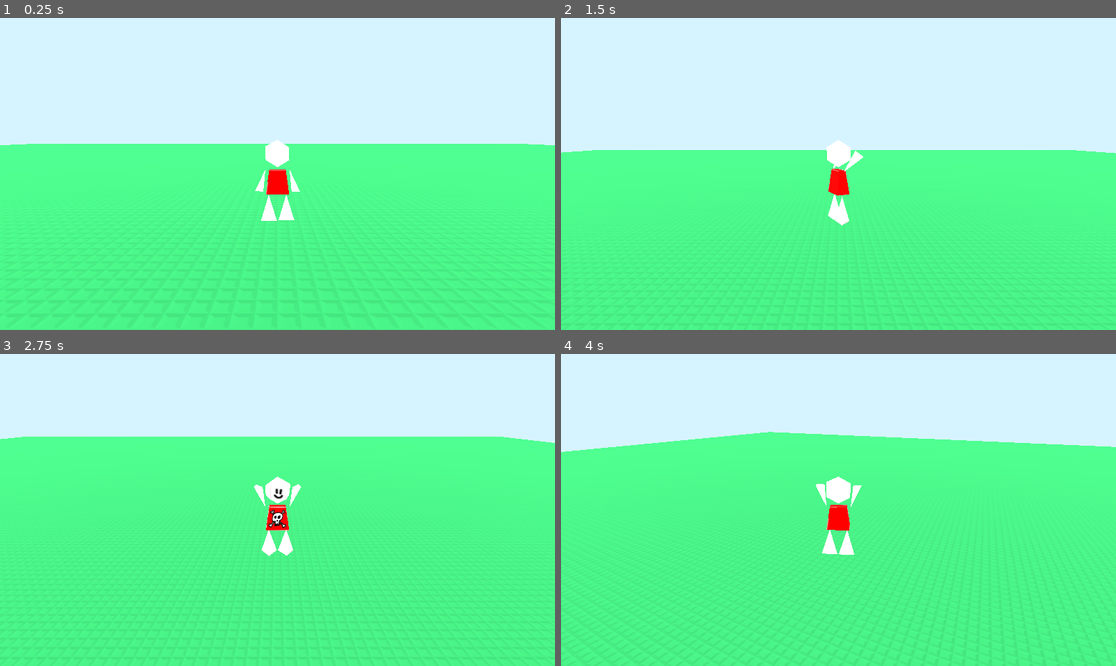
Above: before the commit, frames 1-4 (two rows, left to right).
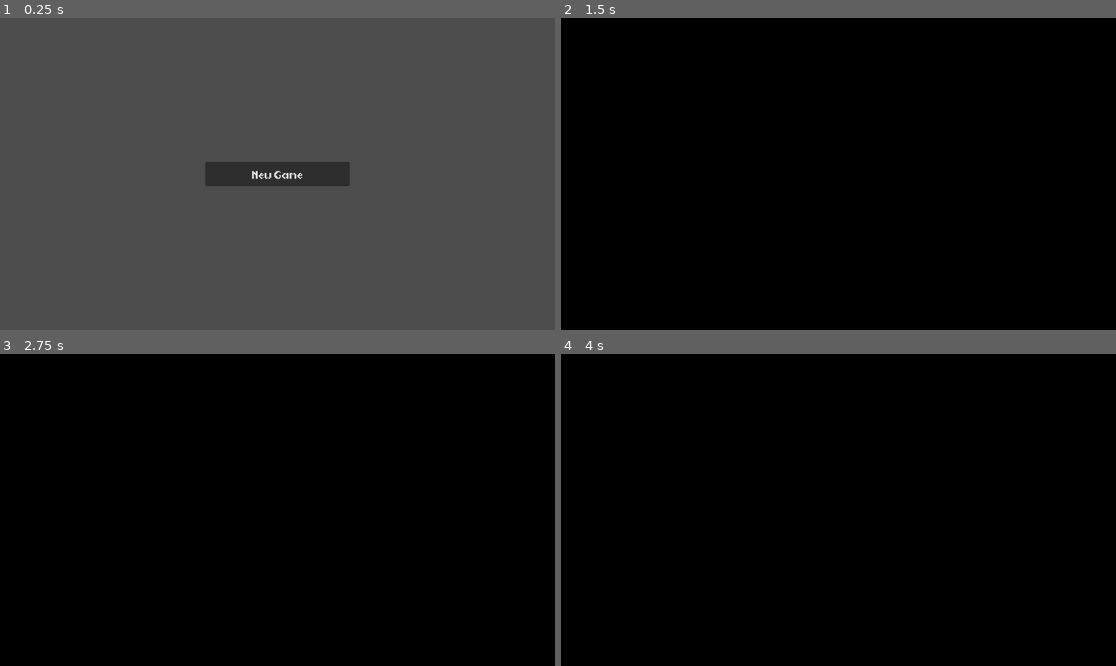
Above: after the commit, the same moments.

Repository: Razorboot/block
Game: Godot game, scene res://scenes/mainmenu.tscn
Two runs of this game, one before a commit and one after it. Both use one fixed random seed, a clock stepped at 60 frames per second and the inputs below. Before the commit the project starts from res://scenes/main.tscn.
Inputs (mouse positions are in pixels of both pictures, inside the frame that each line leads up to):
- Up to frame 1 (0.25 s): no input
- Up to frame 2 (1.5 s): click (838, 174) at 0.5 s, where only the run after the commit has a clickable "New Game"; tap Enter at 1.25 s; move the mouse to (960, 158) at 1.27 s; hold D (move_right) from 1.28 s (still down); tap Space (jump) at 1.35 s; click (960, 158) at 1.42 s
- Up to frame 3 (2.75 s): tap Space (jump) at 1.52, 1.82, 2.27, 2.3, 2.57 s; move the mouse to (166, 525) at 2.02 s; release D (move_right) at 2.03 s; hold S (move_back) from 2.03 s (still down); tap Down (camera_down) at 2.1 s
- Up to frame 4 (4 s): move the mouse to (894, 441) at 2.77 s; release S (move_back) at 2.78 s; hold D (move_right) 2.78-3.53 s; hold Left (camera_left) 2.78-3.53 s; tap Space (jump) at 3.05, 3.77, 3.8 s; move the mouse to (810, 572) at 3.52 s; hold W (move_forward) from 3.53 s (still down); tap Right (camera_right) at 3.6 s; click (810, 572) at 3.67 s

The runs differ from the first frame. In frame 1, 100% of the frame differs, in the area x 0-100%, y 0-100%; in frame 2, 100%; in frame 3, 100%; in frame 4, 100%.

Commit message:
feat: wip ui/shaders, fixes

Diff:
--- a/project.godot
+++ b/project.godot
@@ -11,7 +11,7 @@
 [application]
 
 config/name="block"
-run/main_scene="uid://clw6mpuhmk6mi"
+run/main_scene="uid://fgy3cku5of5x"
 config/features=PackedStringArray("4.6", "Forward Plus")
 config/icon="res://icon.svg"
 
--- a/scenes/main.tscn
+++ b/scenes/game.tscn
@@ -1,9 +1,9 @@
 [gd_scene format=3 uid="uid://clw6mpuhmk6mi"]
 
-[ext_resource type="Script" uid="uid://bv5isbka1pncb" path="res://scripts/camera.gd" id="1_jyhfs"]
-[ext_resource type="Texture2D" uid="uid://8ta3vgif7btm" path="res://art/stud.png" id="1_sugp2"]
-[ext_resource type="Shader" uid="uid://bxwcfxbd6ht1" path="res://shaders/dither.gdshader" id="2_jyhfs"]
-[ext_resource type="PackedScene" uid="uid://eodxj6hl20yv" path="res://scenes/player.tscn" id="3_tbgi4"]
+[ext_resource type="Script" uid="uid://bv5isbka1pncb" path="res://scripts/camera.gd" id="1_lbhrr"]
+[ext_resource type="Texture2D" uid="uid://8ta3vgif7btm" path="res://art/stud.png" id="2_iywne"]
+[ext_resource type="PackedScene" uid="uid://eodxj6hl20yv" path="res://scenes/player.tscn" id="3_p57ef"]
+[ext_resource type="Shader" uid="uid://bxwcfxbd6ht1" path="res://shaders/pixelate.gdshader" id="4_u5sy4"]
 
 [sub_resource type="BoxMesh" id="BoxMesh_7dm0k"]
 lightmap_size_hint = Vector2i(604, 316)
@@ -12,16 +12,12 @@
 [sub_resource type="StandardMaterial3D" id="StandardMaterial3D_0xm2m"]
 specular_mode = 2
 albedo_color = Color(0.15686275, 0.49803922, 0.2784314, 1)
-albedo_texture = ExtResource("1_sugp2")
+albedo_texture = ExtResource("2_iywne")
 metallic_specular = 0.0
 uv1_scale = Vector3(1100, 750, 1)
 
 [sub_resource type="BoxShape3D" id="BoxShape3D_ig7tw"]
 size = Vector3(60, 1, 60)
-
-[sub_resource type="ShaderMaterial" id="ShaderMaterial_sugp2"]
-shader = ExtResource("2_jyhfs")
-shader_parameter/strength = 0.5
 
 [sub_resource type="Environment" id="Environment_sugp2"]
 background_mode = 1
@@ -39,8 +35,12 @@
 volumetric_fog_enabled = true
 volumetric_fog_density = 0.0
 
-[node name="Main" type="Node3D" unique_id=2038079557]
-script = ExtResource("1_jyhfs")
+[sub_resource type="ShaderMaterial" id="ShaderMaterial_jyhfs"]
+shader = ExtResource("4_u5sy4")
+shader_parameter/pixel_size = 1.50000002375
+
+[node name="Workspace" type="Node3D" unique_id=2038079557]
+script = ExtResource("1_lbhrr")
 
 [node name="Ground" type="StaticBody3D" parent="." unique_id=47351419]
 transform = Transform3D(1, 0, 0, 0, 1, 0, 0, 0, 1, 0, -0.5, 0)
@@ -56,22 +56,7 @@
 transform = Transform3D(1, 0, 0, 0, -4.371139e-08, 1, 0, -1, -4.371139e-08, 0, 6, 0)
 shadow_enabled = true
 
-[node name="CanvasLayer" type="CanvasLayer" parent="." unique_id=529853889]
-
-[node name="ColorRect" type="ColorRect" parent="CanvasLayer" unique_id=439192635]
-material = SubResource("ShaderMaterial_sugp2")
-use_parent_material = true
-anchors_preset = 15
-anchor_right = 1.0
-anchor_bottom = 1.0
-grow_horizontal = 2
-grow_vertical = 2
-
-[node name="Player" parent="." unique_id=870860504 instance=ExtResource("3_tbgi4")]
-move_speed = null
-jump_velocity = null
-gravity = null
-turn_speed = null
+[node name="Player" parent="." unique_id=870860504 instance=ExtResource("3_p57ef")]
 
 [node name="CameraYaw" type="Marker3D" parent="." unique_id=1402326390]
 transform = Transform3D(1, 0, 0, 0, 0.99999994, 0, 0, 0, 0.99999994, 0, 0, 0)
@@ -85,3 +70,13 @@
 
 [node name="WorldEnvironment" type="WorldEnvironment" parent="." unique_id=1986592042]
 environment = SubResource("Environment_sugp2")
+
+[node name="CanvasLayer" type="CanvasLayer" parent="." unique_id=2011037554]
+
+[node name="ColorRect" type="ColorRect" parent="CanvasLayer" unique_id=910502071]
+material = SubResource("ShaderMaterial_jyhfs")
+anchors_preset = 15
+anchor_right = 1.0
+anchor_bottom = 1.0
+grow_horizontal = 2
+grow_vertical = 2
--- /dev/null
+++ b/scenes/mainmenu.tscn
@@ -0,0 +1,33 @@
+[gd_scene format=3 uid="uid://fgy3cku5of5x"]
+
+[ext_resource type="FontFile" uid="uid://bidr17qi03mhe" path="res://fonts/Bold.ttf" id="1_5mbse"]
+[ext_resource type="Script" uid="uid://2ehjopl7ysn5" path="res://scripts/mainmenu.gd" id="1_natt5"]
+
+[sub_resource type="Theme" id="Theme_natt5"]
+
+[node name="MainMenu" type="Control" unique_id=955515110]
+layout_mode = 3
+anchors_preset = 15
+anchor_right = 1.0
+anchor_bottom = 1.0
+grow_horizontal = 2
+grow_vertical = 2
+script = ExtResource("1_natt5")
+
+[node name="NewGameBtn" type="Button" parent="." unique_id=810051770]
+layout_mode = 1
+anchors_preset = 8
+anchor_left = 0.5
+anchor_top = 0.5
+anchor_right = 0.5
+anchor_bottom = 0.5
+offset_left = -150.0
+offset_top = -25.0
+offset_right = 150.0
+offset_bottom = 25.0
+grow_horizontal = 2
+grow_vertical = 2
+theme = SubResource("Theme_natt5")
+theme_override_fonts/font = ExtResource("1_5mbse")
+theme_override_font_sizes/font_size = 32
+text = "New Game"
--- a/scenes/menu.tscn
+++ /dev/null
@@ -1,14 +0,0 @@
-[gd_scene format=3 uid="uid://fgy3cku5of5x"]
-
-[node name="Menu" type="Control" unique_id=1185008155]
-layout_mode = 3
-anchors_preset = 15
-anchor_right = 1.0
-anchor_bottom = 1.0
-grow_horizontal = 2
-grow_vertical = 2
-
-[node name="TextEdit" type="TextEdit" parent="." unique_id=438138729]
-layout_mode = 0
-offset_right = 1144.0
-offset_bottom = 639.0
--- a/scenes/player.tscn
+++ b/scenes/player.tscn
@@ -12,10 +12,10 @@
 
 [node name="Pivot" type="Node3D" parent="." unique_id=1703103985]
 
-[node name="Character" parent="Pivot" unique_id=1392811255 instance=ExtResource("2_g2els")]
+[node name="Character" parent="Pivot" unique_id=1539593251 instance=ExtResource("2_g2els")]
 
 [node name="CameraTarget" type="Marker3D" parent="Pivot" unique_id=1012344205]
-transform = Transform3D(1, 0, 0, 0, 1, 0, 0, 0, 1, 0, 0.6, 0)
+transform = Transform3D(1, 0, 0, 0, 1, 0, 0, 0, 1, 0, 0.90000004, 0)
 
 [node name="HeadCamera" type="Marker3D" parent="Pivot" unique_id=495902117]
 transform = Transform3D(1, 0, 0, 0, 1, 0, 0, 0, 1, 0, 1, 0)
--- a/scripts/camera.gd
+++ b/scripts/camera.gd
@@ -25,7 +25,7 @@
 @export var fp_lock_threshold := 1.5
 @export var fp_full_threshold := 0.0
 
-@export var look_offset := Vector3(0, 0.1, 0)
+@export var look_offset := Vector3(0, 0, 0)
 @export var head_bias_start := 3.0
 @export var head_bias_end := 0.0
 
@@ -109,7 +109,7 @@
 		zoom_target  = clamp(zoom_target, min_zoom, max_zoom)
 
 	zoom = lerp(zoom, zoom_target, zoom_smooth * delta)
-	first_person = zoom <= fp_full_threshold + 0.05
+	first_person = zoom <= fp_full_threshold + 0.5
 
 	var in_fp_zone := zoom_target <= 0.2
 	if in_fp_zone or first_person:
@@ -124,13 +124,13 @@
 	camera_yaw.global_position = camera_target.global_position
 	camera_yaw.rotation.y = yaw
 	camera_pitch.rotation.x = pitch
-
+	camera.global_transform.basis = camera_pitch.global_transform.basis
 	if first_person:
 		player_pivot.rotation.y = yaw
 		camera.global_position = head_camera.global_position
 		camera.global_transform.basis = camera_pitch.global_transform.basis
 	else:
-		var bias : Variant = clamp(inverse_lerp(head_bias_start, head_bias_end, zoom), 0.0, 1.0)
+		var bias : Variant = 0
 		var focus := (camera_target.global_position + look_offset).lerp(head_camera.global_position, bias)
 		var fp_blend : Variant = clamp(inverse_lerp(fp_lock_threshold, fp_full_threshold, zoom), 0.0, 1.0)
 		var arm_tip := camera_pitch.global_position + camera_pitch.global_transform.basis.z * zoom
@@ -138,5 +138,3 @@
 		camera.global_position = arm_tip.lerp(head_camera.global_position, fp_blend)
 
 		var look_dir := focus - camera.global_position
-		if look_dir.length_squared() > 0.0001:
-			camera.look_at(focus, Vector3.UP)
--- a/scripts/humanoid.gd
+++ b/scripts/humanoid.gd
@@ -1,7 +1,7 @@
 extends CharacterBody3D
 
 @export var move_speed := 2.5
-@export var jump_velocity := 7.5
+@export var jump_velocity := 7
 @export var gravity := 24.0
 @export var turn_speed := 6.0
 
@@ -24,8 +24,8 @@
 var finishing_walk := false
 
 const STEP_RATE := 0.1
-const WALK_FREQ := 9.0
-const WALK_AMPLITUDE := 0.5
+const WALK_FREQ := 7.5
+const WALK_AMPLITUDE := 0.7
 const IDLE_FREQ := 0.8
 const IDLE_AMPLITUDE := 0.1
 const JUMP_BLEND_SPEED := 6.0
--- /dev/null
+++ b/scripts/mainmenu.gd
@@ -0,0 +1,7 @@
+extends Control
+
+func _ready() -> void:
+	$NewGameBtn.pressed.connect(_on_new_game_pressed)
+
+func _on_new_game_pressed() -> void:
+	get_tree().change_scene_to_file("res://scenes/game.tscn")
--- a/shaders/dither.gdshader
+++ /dev/null
@@ -1,32 +0,0 @@
-shader_type canvas_item;
-
-uniform sampler2D SCREEN_TEXTURE : hint_screen_texture, filter_linear_mipmap;
-uniform float strength : hint_range(0.0, 1.0) = 0.5;
-
-float bayer4(vec2 p){
-    int x = int(mod(p.x, 4.0));
-    int y = int(mod(p.y, 4.0));
-
-    int index = x + y * 4;
-
-    float[16] matrix = float[16](
-        0.0, 8.0, 2.0, 10.0,
-        12.0,4.0,14.0,6.0,
-        3.0,11.0,1.0,9.0,
-        15.0,7.0,13.0,5.0
-    );
-
-    return matrix[index] / 16.0;
-}
-
-void fragment(){
-    vec4 screen = texture(SCREEN_TEXTURE, SCREEN_UV);
-
-    float threshold = bayer4(FRAGCOORD.xy);
-
-    if(strength < threshold){
-        discard;
-    }
-
-    COLOR = screen;
-}
--- /dev/null
+++ b/shaders/pixelate.gdshader
@@ -0,0 +1,18 @@
+shader_type canvas_item;
+
+uniform sampler2D screen_texture : hint_screen_texture, filter_nearest;
+
+uniform float pixel_size : hint_range(1.0, 8.0) = 1.5;
+
+void fragment() {
+    vec2 uv = SCREEN_UV;
+    if (pixel_size > 1.0) {
+        vec2 screen_size = vec2(textureSize(screen_texture, 0));
+        vec2 pixel_uv = floor(uv * screen_size / pixel_size) * pixel_size / screen_size;
+        uv = pixel_uv;
+    }
+
+    vec4 original = texture(screen_texture, uv);
+    vec3 result;
+    COLOR = vec4(result, original.a);
+}
Binary file changed: art/avatar/model.glb
Not shown, added: scripts/mainmenu.gd.uid
Renamed: shaders/dither.gdshader.uid -> shaders/pixelate.gdshader.uid
Not shown, changed: art/avatar/icoguy.blend
